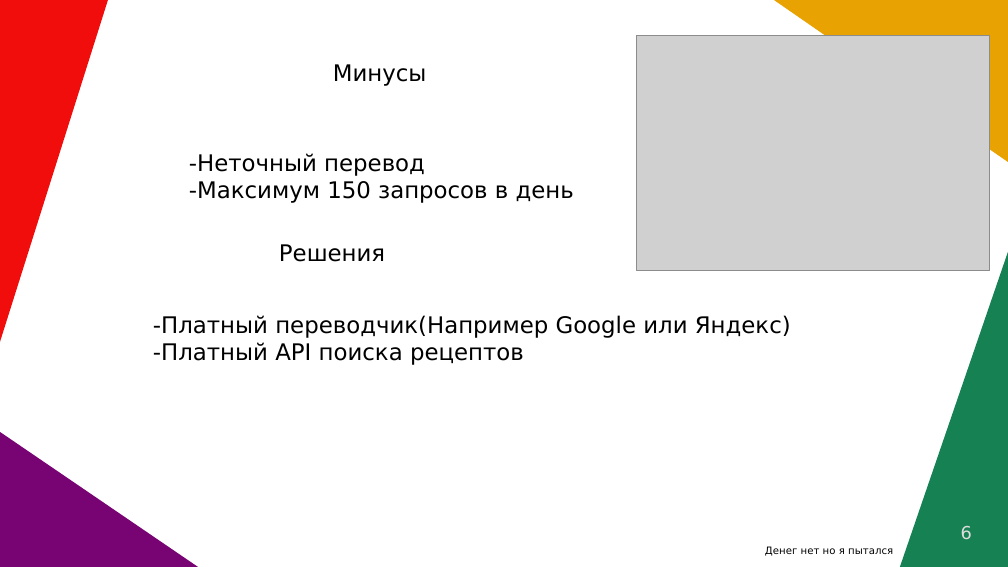
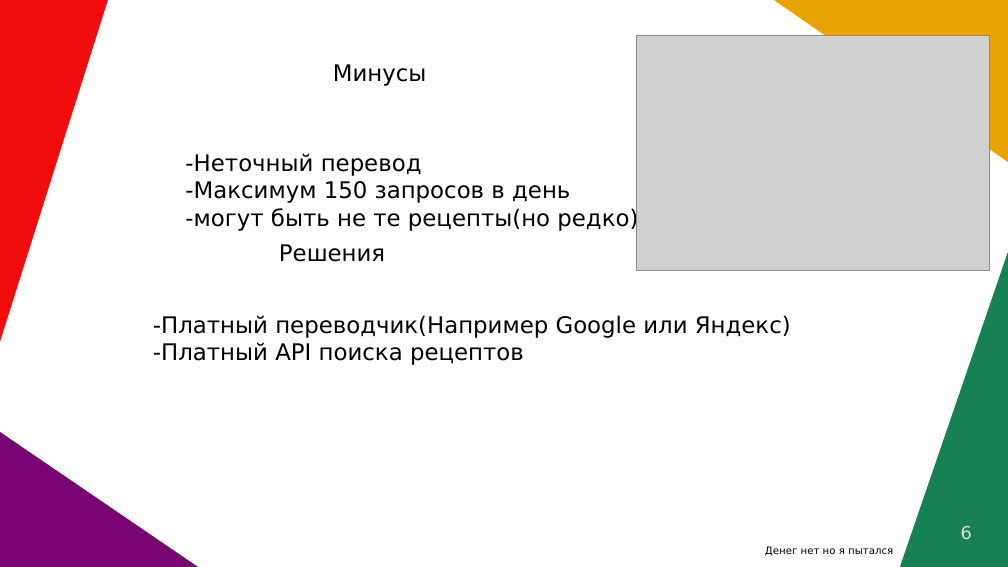
Before and after one commit to mrgv9086/tg_school_bot, a slide deck: slide 6 of press_for_tg_bot.odp. Drawn at 1008x567 pixels with LibreOffice and Linux fonts; fonts in the diff are those of the drawing; grey boxes stand for pictures. Boxes give left, top, right and bottom in pixels: in the first picture for what was removed or moved away, otherwise in the second. Text is boxed around its words. In the diff, an @@ line names an element or a change of style, - is before the commit and + after.

```diff
--- a/press_for_tg_bot.odp
+++ b/press_for_tg_bot.odp
@@ text at bbox=[185, 207, 638, 232]: paragraph added @@
+-могут быть не те рецепты(но редко)
```
Also in this commit, not shown: 3 other slides changed, 3 other files.
